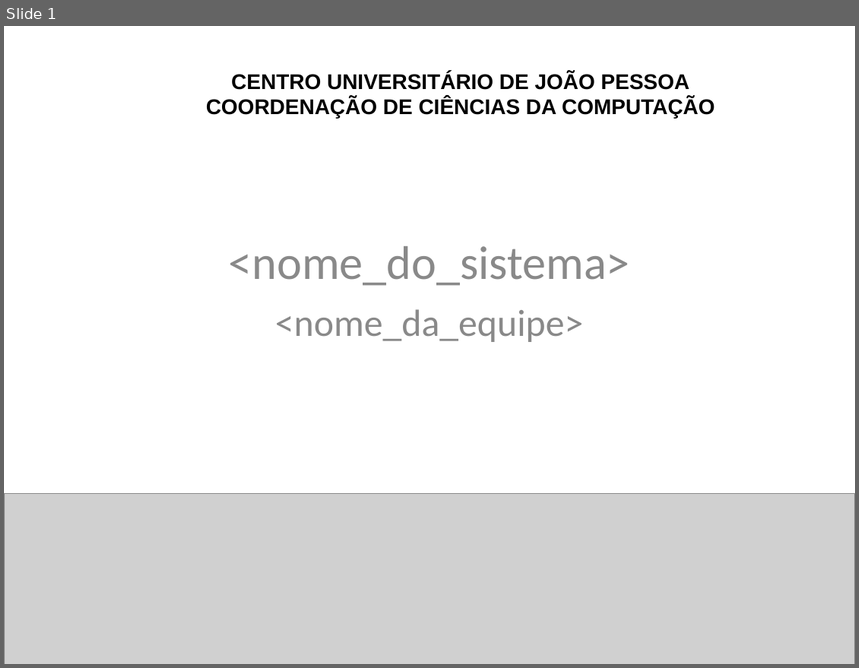
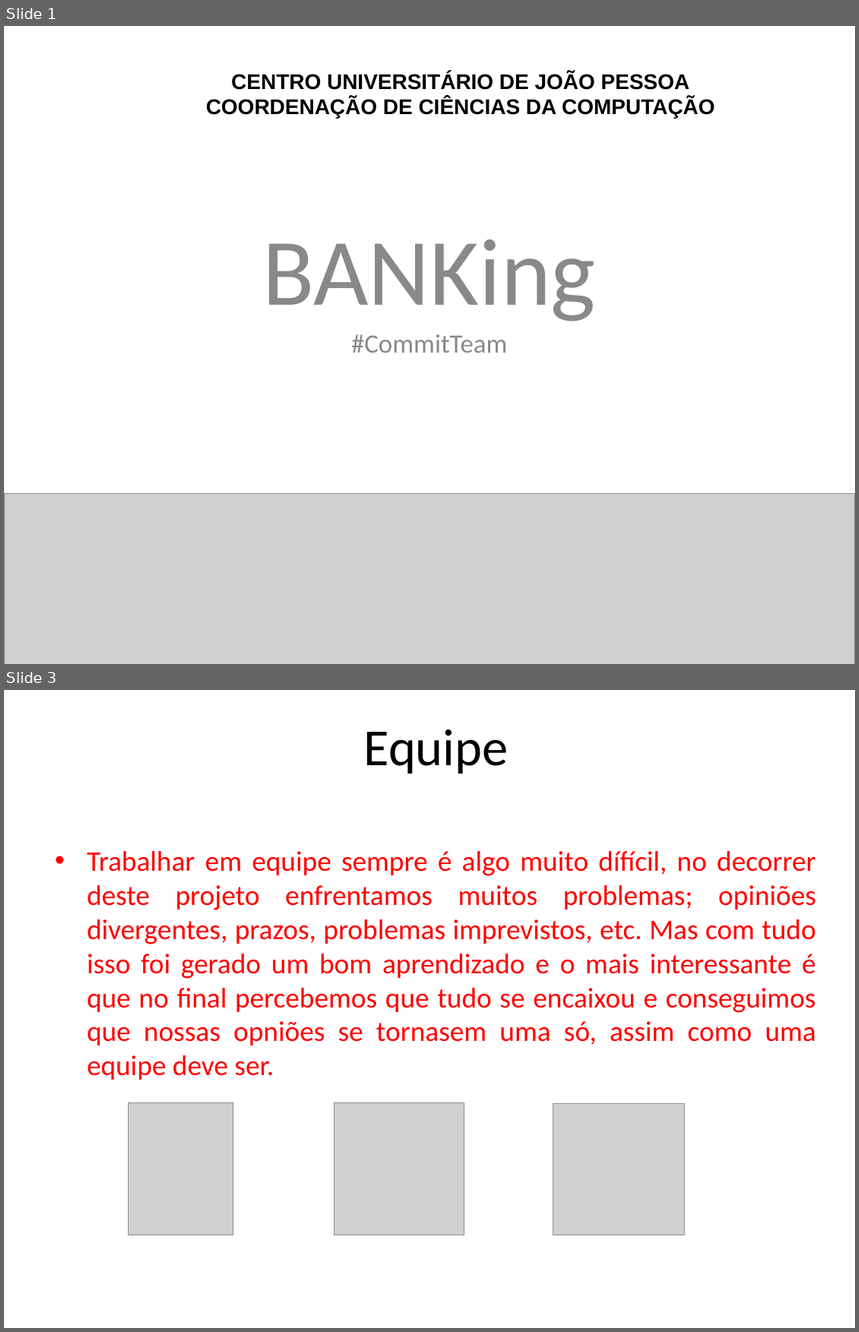
Before and after one commit to ArthurSilvestre/BancoCentral, a slide deck: documents/Modelo apresentação Projetão.ppt. Shown one above the other, each under a label of ours: slide 1 before the commit, slides 1 and 3 after it; the slides between them are not shown. The pictures are 859x668 and 859x1332 pixels, drawn with LibreOffice and Linux fonts; fonts in the diff are those of the drawing; grey boxes stand for pictures; background and template pictures are left out. Boxes give left, top, right and bottom in pixels: in the first picture for what was removed or moved away, otherwise in the second. Text is boxed around its words. In the diff, an @@ line names an element or a change of style, - is before the commit and + after.

Commit message:
Versão: 2.01.01 Titulo: Desenvolvimento do modulo de lançamento de movimento.
Descrição:
	-  br.unipe.cc.mlpIII.ui.gui: Modulo criado para gerenciar o controle
de movimentos, seja de credito ou debito, sobre as contas cadastradas no
sistema. Arquivo responsável pelo modulo:
		- TelaLancamentos.java.

	-  Documents: Arquivo 'Modelo apresentação Projetão.ppt'
disponibilizado para a apresentação do projeto.

	-  br.unipe.cc.mlpIII.util: alteração do nome contido no envio de email
de 'Banco Central' para 'BANKing'.

```diff
--- a/documents/Modelo apresentação Projetão.ppt
+++ b/documents/Modelo apresentação Projetão.ppt
@@ slide 3 added at (x1=4, y1=690, x2=855, y2=1328), background #FFFFFF @@
@@ title added at (x1=364, y1=730, x2=509, y2=774), 44 pt, text #000000 @@
+Equipe
@@ text added at (x1=87, y1=851, x2=816, y2=1080), 24 pt, text #FF0000 @@
+• Trabalhar em equipe sempre é algo muito dífícil, no decorrer deste projeto enfrentamos muitos problemas; opiniões divergentes, prazos, problemas imprevistos, etc. Mas com tudo isso foi gerado um bom aprendizado e o mais interessante é que no final percebemos que tudo se encaixou e conseguimos que nossas opniões se tornasem uma só, assim como uma equipe deve ser.
@@ picture added at (x1=129, y1=1103, x2=234, y2=1235) @@
@@ picture added at (x1=335, y1=1103, x2=465, y2=1235) @@
@@ picture added at (x1=553, y1=1103, x2=684, y2=1235) @@
@@ slide 1 changed as well @@
@@ text at (x1=263, y1=240, x2=596, y2=353): text changed; size 40 to 22.4 pt @@
-<nome_do_sistema>
-<nome_da_equipe>
+BANKing
+#CommitTeam
```
Also in this commit, not shown: 2 other slides added, 3 slides removed, 6 other files.
